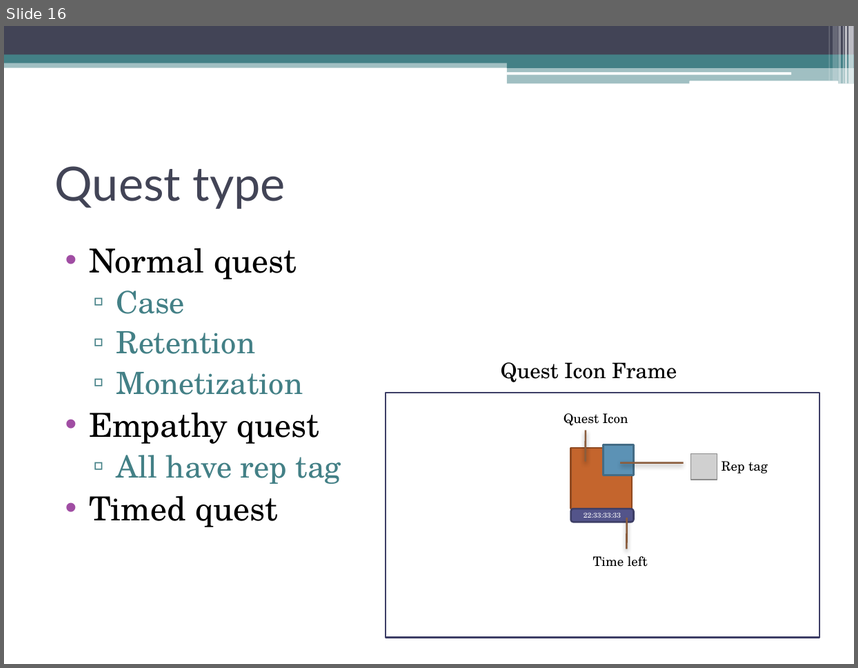
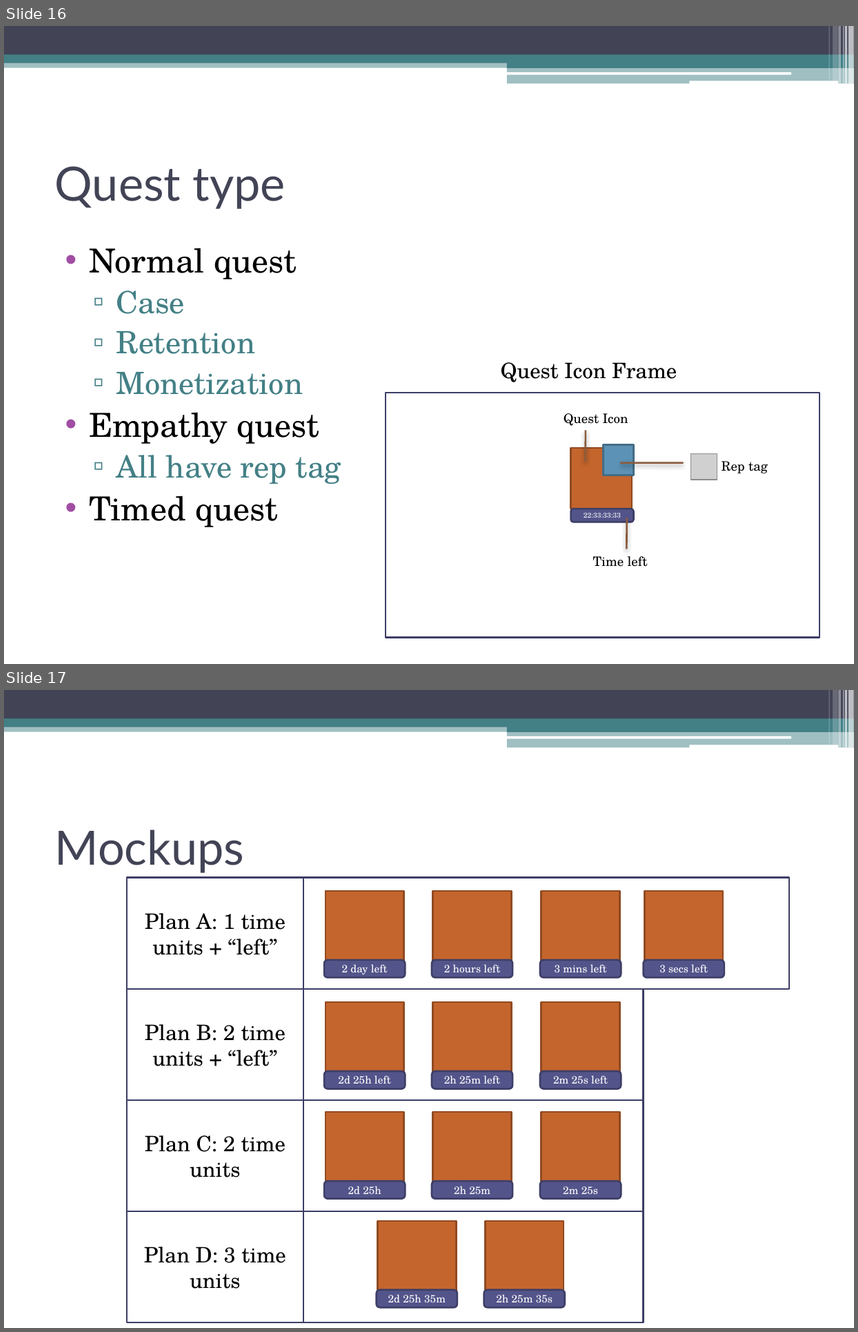
Before and after one commit to yixian1987/Mockups, a slide deck: Empathy and Timed Quests(1.1).pptx. Shown one above the other, each under a label of ours: slide 16 before the commit, slides 16 and 17 after it. The pictures are 858x668 and 858x1332 pixels, drawn with LibreOffice and Linux fonts; fonts in the diff are those of the drawing; grey boxes stand for pictures. Boxes give left, top, right and bottom in pixels: in the first picture for what was removed or moved away, otherwise in the second. Text is boxed around its words. In the diff, an @@ line names an element or a change of style, - is before the commit and + after.

Commit message:
add mockup empathy

```diff
--- a/Empathy and Timed Quests(1.1).pptx
+++ b/Empathy and Timed Quests(1.1).pptx
@@ slide 17 added at [4,690,854,1328], background #FFFFFF; not listed: 13 template elements that a slide beside it also shows @@
@@ title added at [55,829,245,873], 40 pt, text #424456 @@
+Mockups
@@ group added at [126,878,789,1323]: 20 rectangles, 12 rounded rectangles @@
+2d 25h left
+2h 25m left
+2m 25s left
+2d 25h
+2h 25m
+2m 25s
+2d 25h 35m
+2h 25m 35s
+Plan B: 2 time units + “left”
+Plan C: 2 time units
+Plan D: 3 time units
+2 day left
+2 hours left
+3 mins left
+Plan A: 1 time units + “left”
+3 secs left
```
